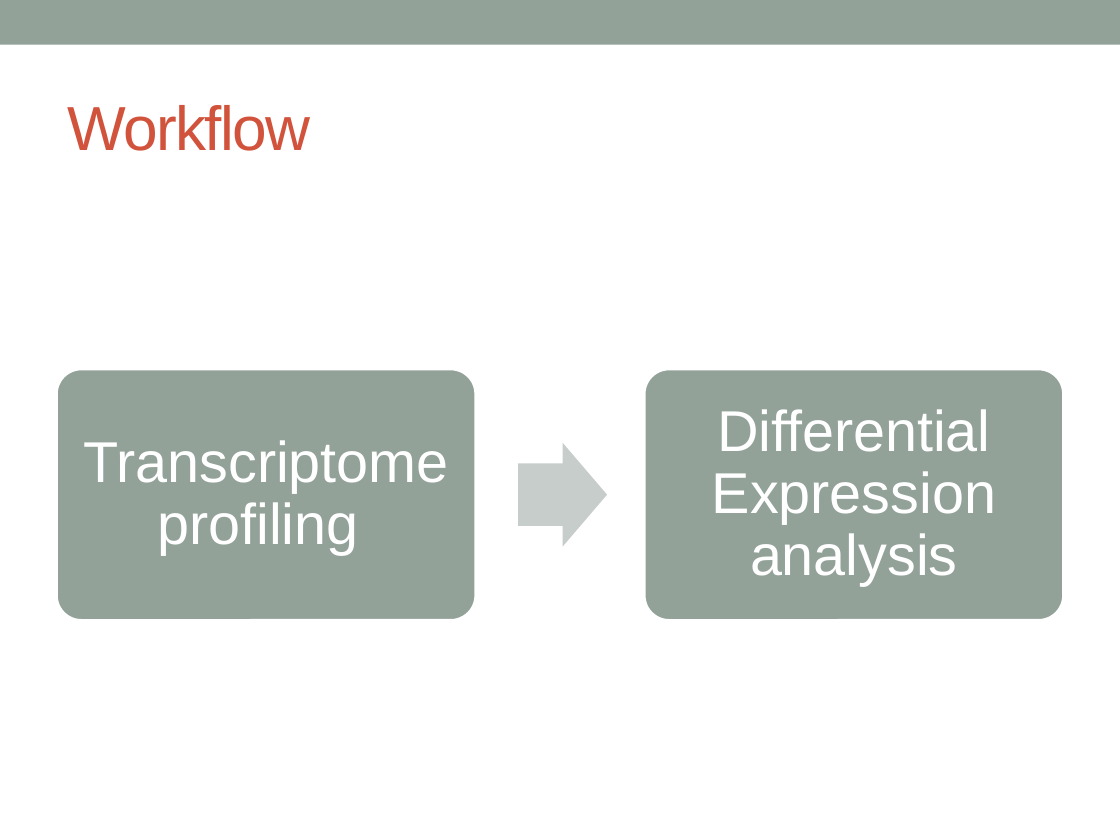
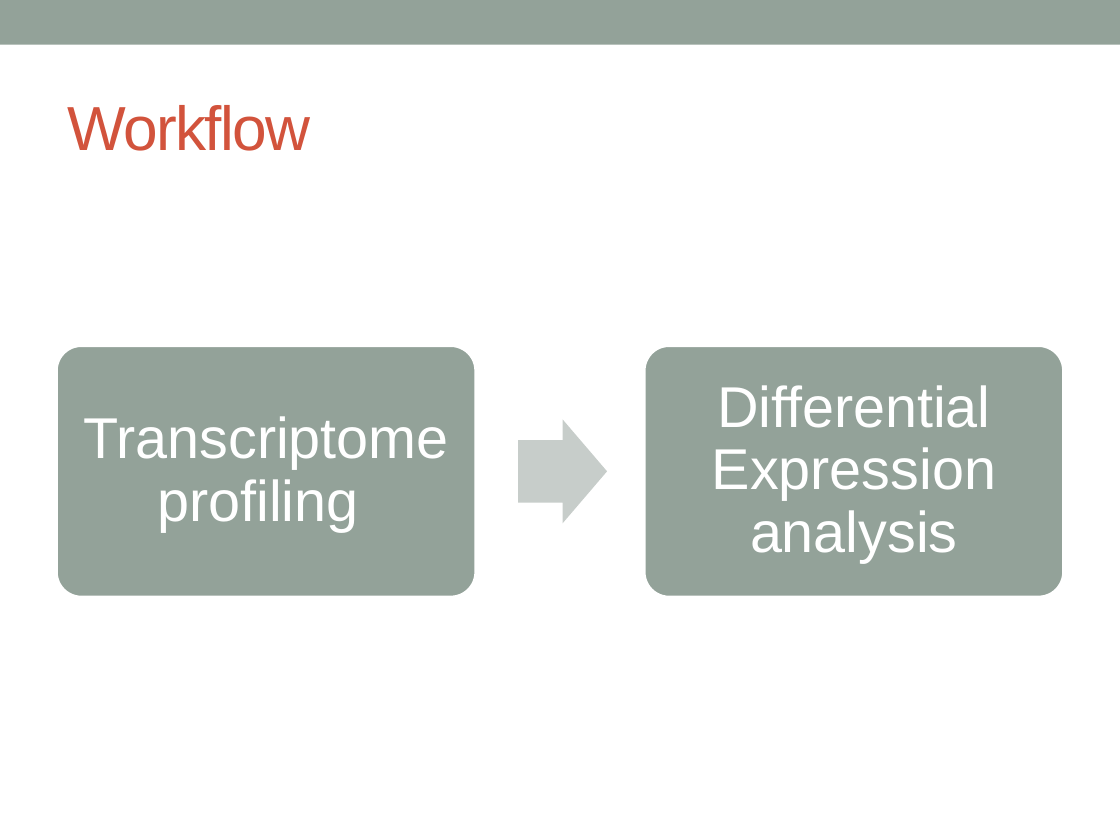
Before and after one commit to katholan/BCB546X-Spring2017_Valerin_final_project, a slide deck: slide 7 of asparagus.pptx. Drawn at 1120x840 pixels with LibreOffice and Linux fonts; fonts in the diff are those of the drawing. Boxes give left, top, right and bottom in pixels: in the first picture for what was removed or moved away, otherwise in the second. Text is boxed around its words. In the diff, an @@ line names an element or a change of style, - is before the commit and + after.

```diff
--- a/asparagus.pptx
+++ b/asparagus.pptx
@@ 2 texts, 2 rounded rectangles, 1 right arrow: place and size @@
-2 texts, 2 rounded rectangles, 1 right arrow at box(56, 368, 1064, 620)
+2 texts, 2 rounded rectangles, 1 right arrow at box(56, 345, 1064, 597)
```
Also in this commit, not shown: 5 other slides changed, 1 slide added, 1 slide removed.
